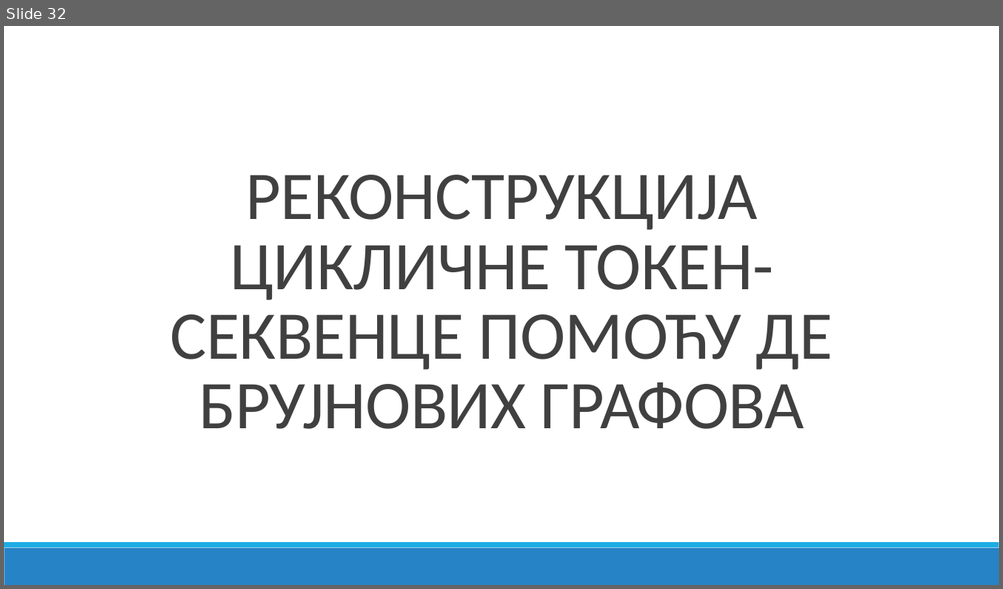
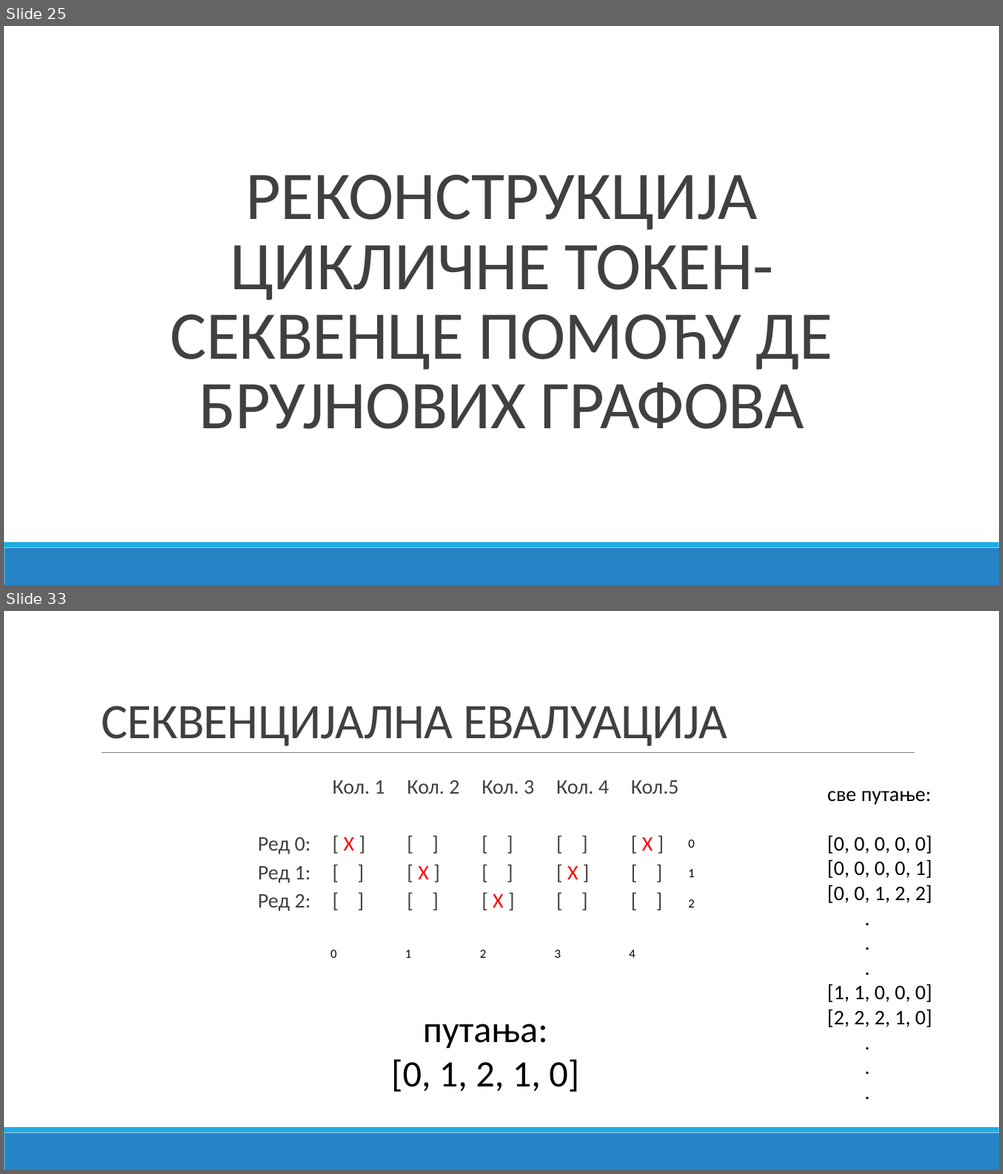
Before and after one commit to bxgda/diplomski-rad, a slide deck: PREZENTACIJA_JB.pptx. Shown one above the other, each under a label of ours: slide 32 before the commit, slides 25 and 33 after it; the slides between them are not shown. The pictures are 1003x589 and 1003x1174 pixels, drawn with LibreOffice and Linux fonts; fonts in the diff are those of the drawing. Boxes give left, top, right and bottom in pixels: in the first picture for what was removed or moved away, otherwise in the second. Text is boxed around its words. In the diff, an @@ line names an element or a change of style, - is before the commit and + after.

```diff
--- a/PREZENTACIJA_JB.pptx
+++ b/PREZENTACIJA_JB.pptx
@@ slide 33 added at box(4, 611, 999, 1170), background #FFFFFF; not listed: 2 template elements that a slide beside it also shows @@
@@ title added at box(101, 706, 727, 746), 48 pt, text #404040 @@
+СЕКВЕНЦИЈАЛНА ЕВАЛУАЦИЈА
@@ line added from (102, 753) to (915, 753), #808080 0.5 pt @@
@@ text added at box(333, 780, 679, 908), 20 pt, text #404040 @@
+  Кол. 1 Кол. 2 Кол. 3 Кол. 4 Кол.5
+  Ред 0: [ X ] [ ] [ ] [ ] [ X ]
+  Ред 1: [ ] [ X ] [ ] [ X ] [ ]
+  Ред 2: [ ] [ ] [ X ] [ ] [ ]
@@ text added at box(827, 791, 932, 1028), 20 pt, text #000000 @@
+све путање:
+[0, 0, 0, 0, 0]
+[0, 0, 0, 0, 1]
+[0, 0, 1, 2, 2]
+.
+.
+.
+[1, 1, 0, 0, 0]
+[2, 2, 2, 1, 0]
+.
+.
+.
@@ text added at box(688, 840, 694, 908), 12 pt, text #000000 @@
+0
+1
+2
@@ text added at box(330, 950, 634, 958), 12 pt, text #000000 @@
+0 1 2 3 4
@@ text added at box(391, 1024, 579, 1092), 36 pt, text #000000 @@
+путања:
+[0, 1, 2, 1, 0]
@@ what was slide 32 is now slide 25 @@
```
Also in this commit, not shown: 2 slides changed, 14 other slides added, 8 slides removed.
